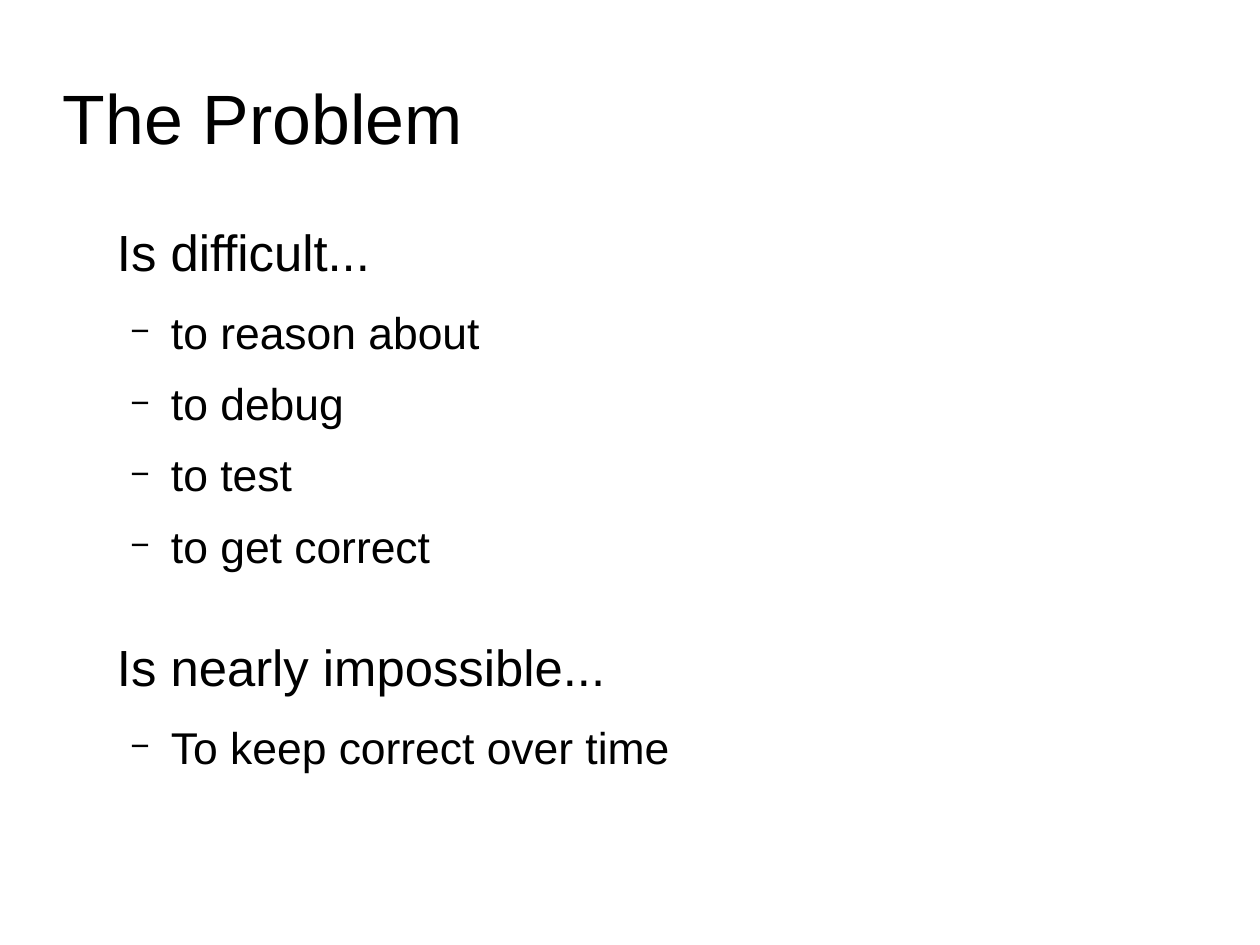
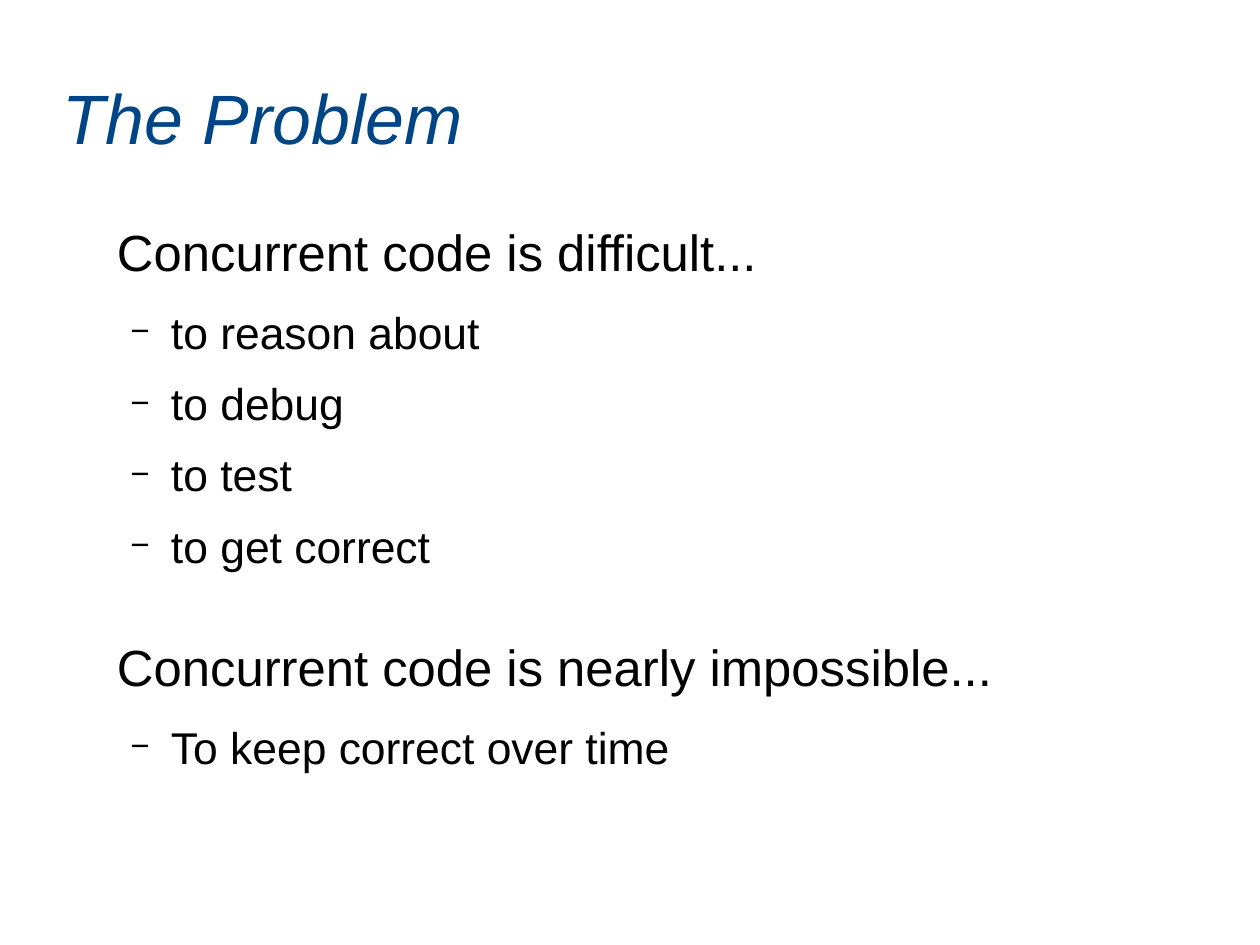
Before and after one commit to marcsaegesser/STMPresentation, a slide deck: slide 5 of slides/STMPresentation.odp. Drawn at 1260x945 pixels with LibreOffice and Linux fonts; fonts in the diff are those of the drawing. Boxes give left, top, right and bottom in pixels: in the first picture for what was removed or moved away, otherwise in the second. Text is boxed around its words. In the diff, an @@ line names an element or a change of style, - is before the commit and + after.

```diff
--- a/slides/STMPresentation.odp
+++ b/slides/STMPresentation.odp
@@ title "The Problem" at box(63, 93, 463, 145): text colour #000000 to #004586, italic on @@
@@ text at box(117, 234, 756, 272): text changed @@
-Is difficult...
+Concurrent code is difficult...
@@ text at box(117, 649, 992, 697): text changed @@
-Is nearly impossible...
+Concurrent code is nearly impossible...
```
Also in this commit, not shown: 28 other slides changed, 7 other files.
